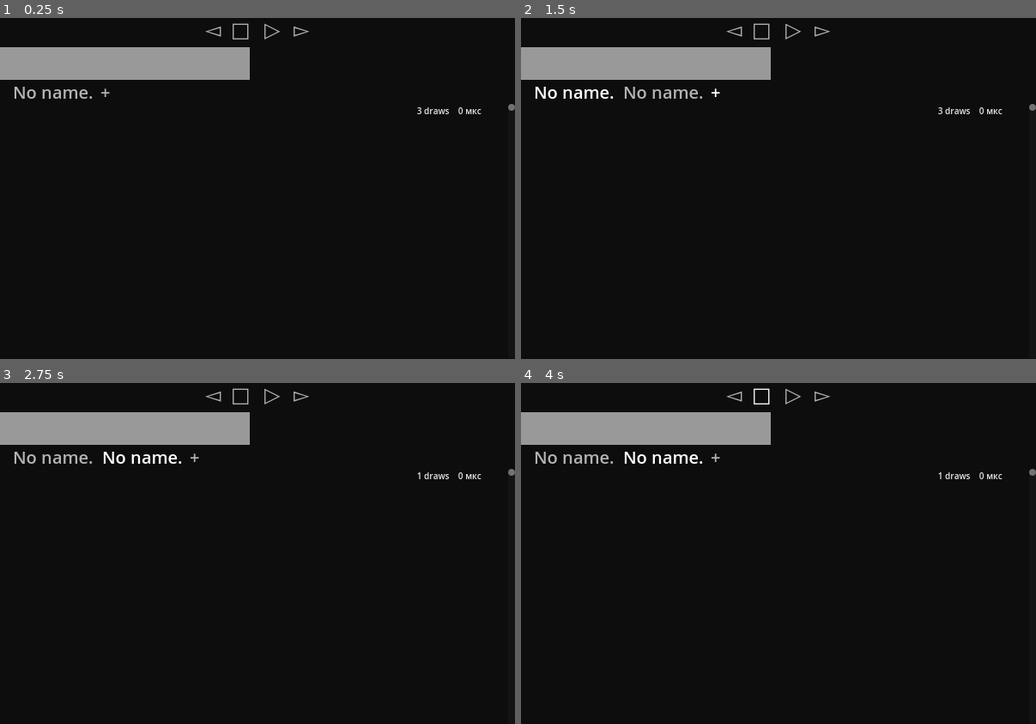
Above: before the commit, frames 1-4 (two rows, left to right).
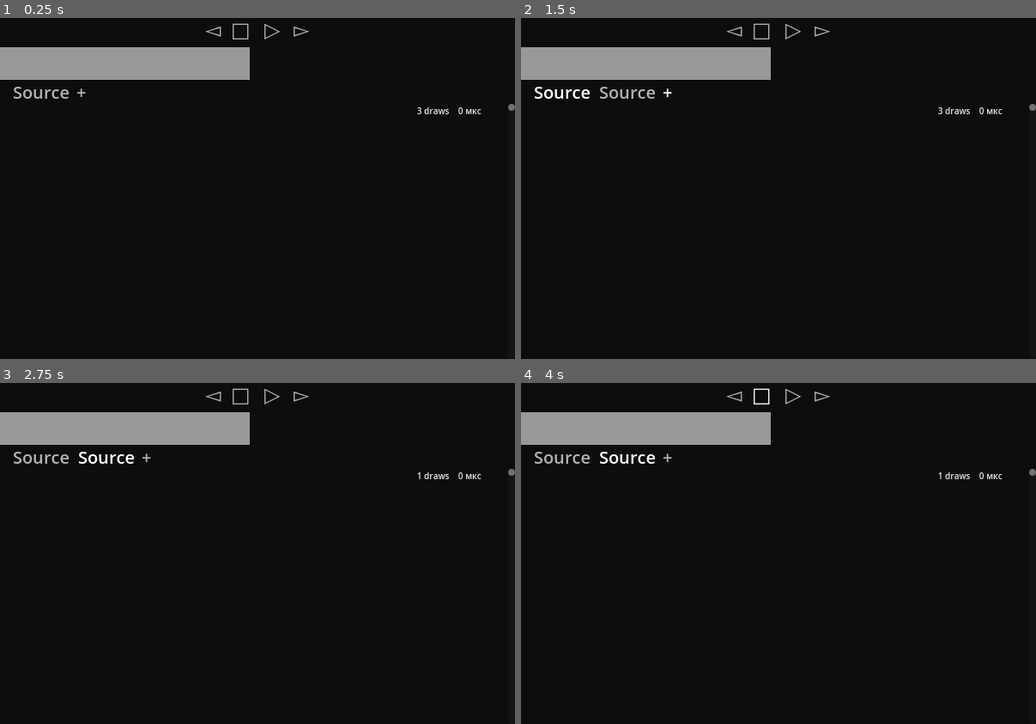
Above: after the commit, the same moments.

Repository: AncRad/tag-player-prototype
Game: Godot game, scene res://main.tscn
Same seed, same stepped clock (60 frames per second), same inputs: the game is played once before the commit and once after it.
Inputs (mouse positions are in pixels of both pictures, inside the frame that each line leads up to):
- Up to frame 1 (0.25 s): no input
- Up to frame 2 (1.5 s): click (562, 93) at 0.5 s, where only the run after the commit has a clickable "Source"; click "+" at 1.25 s
- Up to frame 3 (2.75 s): click (108, 458) at 2 s, where only the run after the commit has a clickable "Source"
- Up to frame 4 (4 s): click "◅" at 2.75 s; click "□" at 3.5 s

The runs differ from the first frame. In frame 1, 0.3% of the frame differs, in the area x 2-22%, y 20-24%; in frame 2, 0.6%, in the area x 2-39%, y 20-24%; in frame 3, 0.6%; in frame 4, 0.6%.

Commit message:
,

Diff:
--- a/core/data/data_source.gd
+++ b/core/data/data_source.gd
@@ -78,12 +78,14 @@
 func get_ordered() -> DataSourceOrdered:
 	if self is DataSourceOrdered:
 		return self
-	var ordered : DataSourceOrdered
+
 	if not _ordered.get_ref():
-		ordered = DataSourceOrdered.new(self)
+		var ordered := DataSourceOrdered.new(self)
 		append_child(ordered)
 		_ordered = weakref(ordered)
-	return ordered
+		return ordered
+
+	return _ordered.get_ref()
 
 func get_not_ordered() -> DataSource:
 	var ret : DataSource = self as DataSource
@@ -114,6 +116,7 @@
 			i += 1
 		else:
 			_children.remove_at(i)
+
 	if not finded:
 		_children.append(weakref(child))
 
--- a/gui/track_list/headers/header.gd
+++ b/gui/track_list/headers/header.gd
@@ -1,20 +1,21 @@
 #class_name Header
 extends Button
+
+signal close_pressed
 
 var list : TrackList:
 	set(value):
 		if value != list:
 			if list:
-				list.visible_name_changed.disconnect(set_visible_name)
+				list.visible_name_changed.disconnect(set_title)
 			if value:
-				value.visible_name_changed.connect(set_visible_name)
-				set_visible_name(value.get_visible_name())
+				value.visible_name_changed.connect(set_title)
+				set_title(value.get_visible_name())
 
 			list = value
 
 
-func _init(p_list : TrackList) -> void:
-	list = p_list
+func _init() -> void:
 	flat = true
 	text_overrun_behavior = TextServer.OVERRUN_TRIM_CHAR
 
@@ -24,18 +25,9 @@
 			if not event.is_pressed():
 				if Rect2(Vector2(), size).has_point(event.position):
 					if event.button_index == MOUSE_BUTTON_MIDDLE:
-						if list:
-							list.queue_free()
+						close_pressed.emit()
 
-func _pressed() -> void:
-	list.visible = true
-
-func _get_drag_data(_at_position: Vector2) -> Variant:
-	if list:
-		return list._get_drag_data(Vector2.INF)
-	return
-
-func set_visible_name(value : String) -> void:
+func set_title(value : String) -> void:
 	if not value:
 		value = 'No name.'
 	if value != text:
--- a/gui/track_list/headers/track_lists_header.gd
+++ b/gui/track_list/headers/headers_panel.gd
@@ -1,3 +1,4 @@
+#class_name HeadersPanel
 extends HBoxContainer
 
 const Header = preload('header.gd')
@@ -40,7 +41,6 @@
 
 var _headers : Array[Header] = []
 var _updating := false
-#var _headers_minimum_size : float = 0
 
 @onready var _headers_parent := %Headers as Container
 @onready var _headers_scroll := %HeadersScroll as ScrollContainer
@@ -50,9 +50,6 @@
 @onready var _add_button_1 := %AddButton1 as BaseButton
 @onready var _add_button_2 := %AddButton2 as BaseButton
 
-
-#func _init() -> void:
-	#add_theme_color_override('lel', Color.WHITE)
 
 func _ready() -> void:
 	_headers_scroll_bar.focus_mode = Control.FOCUS_NONE
@@ -67,6 +64,38 @@
 	if not _updating:
 		_updating = true
 		_update.call_deferred()
+
+#func _can_drop_data(_at_position: Vector2, data: Variant) -> bool:
+	#if data is Dictionary:
+		#if 'header' in data and data.header is Header:
+			#return data.header.list != null
+		#
+		#if 'player' in data and data.player is Player:
+			#return true
+		#
+		#if 'source' in data and data.source is DataSource:
+			#return true
+	#return false
+#
+#func _get_drag_data(at_position: Vector2, data := {}) -> Variant:
+	#return
+
+#func _drop_data(at_position: Vector2, data: Variant) -> void:
+	#pass
+
+func _on_header_can_drop_data(at_position: Vector2, data: Variant, header : Header) -> bool:
+	return false
+
+func _on_header_get_drag_data(at_position: Vector2, header : Header) -> Variant:
+	if header in _headers:
+		if is_instance_valid(header.list) and header.list.get_parent() == lists_parent:
+			var data := header.list._get_drag_data(Vector2(INF, INF)) as Dictionary
+			data.header = header
+			return data
+	return
+
+func _on_header_drop_data(at_position: Vector2, data: Variant, header : Header) -> void:
+	pass
 
 func _on_headers_pre_sort_children() -> void:
 	var last_position : float = 0.0
@@ -91,11 +120,32 @@
 func _on_add_button_pressed() -> void:
 	if lists_parent:
 		var list := TRACK_LIST.instantiate() as TrackList
+
 		if default_source:
 			list.source = default_source.get_ordered()
+
 		if default_player:
 			list.player = default_player
+
+		list.focus_track_on_ready = true
+
 		lists_parent.add_child.call_deferred(list)
+
+func _on_header_pressed(header : Header) -> void:
+	if is_instance_valid(header.list):
+		header.list.show()
+
+func _on_header_close_pressed(header : Header) -> void:
+	if is_instance_valid(header.list):
+		if header.list.visible:
+			if _headers.size() > 1:
+				var header_index := _headers.find(header)
+				assert(header_index != -1)
+				if header_index == _headers.size() - 1:
+					_on_header_pressed(_headers[header_index - 1])
+				else:
+					_on_header_pressed(_headers[header_index + 1])
+		header.list.queue_free()
 
 func _update_add_buttons_visible() -> void:
 	_add_button_1.visible = not _headers_scroll_bar.visible
@@ -116,7 +166,14 @@
 			_header_remove(header)
 
 func _header_create(list : TrackList) -> void:
-	var header := Header.new(list)
+	var header := Header.new()
+	header.list = list
+	if list.source and list.source.get_not_ordered() is DataBase:
+		header.set_title('Source')
+	header.set_drag_forwarding(_on_header_get_drag_data.bind(header),
+			_on_header_can_drop_data.bind(header), _on_header_drop_data.bind(header))
+	header.close_pressed.connect(_on_header_close_pressed.bind(header))
+	header.pressed.connect(_on_header_pressed.bind(header))
 	_headers.append(header)
 	_headers_parent.add_child(header)
 
--- a/gui/track_list/headers/track_lists_header.tscn
+++ b/gui/track_list/headers/headers_panel.tscn
@@ -1,7 +1,7 @@
 [gd_scene load_steps=4 format=3 uid="uid://gst32mqk0avy"]
 
 [ext_resource type="Theme" uid="uid://dvmqmhg68m40n" path="res://gui/track_list/headers/no_scroll_bar.theme" id="1_tm4vf"]
-[ext_resource type="Script" path="res://gui/track_list/headers/track_lists_header.gd" id="2_ofo3w"]
+[ext_resource type="Script" path="res://gui/track_list/headers/headers_panel.gd" id="2_ofo3w"]
 [ext_resource type="Script" path="res://gui/track_list/headers/add_button.gd" id="3_x7gql"]
 
 [node name="TrackListsHeader" type="HBoxContainer"]
@@ -10,6 +10,7 @@
 grow_horizontal = 2
 size_flags_horizontal = 3
 size_flags_vertical = 0
+mouse_filter = 0
 theme = ExtResource("1_tm4vf")
 theme_override_constants/separation = 0
 script = ExtResource("2_ofo3w")
@@ -21,6 +22,7 @@
 [node name="HBoxContainer" type="HBoxContainer" parent="."]
 layout_mode = 2
 size_flags_horizontal = 3
+mouse_filter = 2
 theme_override_constants/separation = 0
 
 [node name="HeadersScroll" type="ScrollContainer" parent="HBoxContainer"]
@@ -32,11 +34,13 @@
 
 [node name="HBoxContainer" type="HBoxContainer" parent="HBoxContainer/HeadersScroll"]
 layout_mode = 2
+mouse_filter = 2
 theme_override_constants/separation = 0
 
 [node name="Headers" type="Container" parent="HBoxContainer/HeadersScroll/HBoxContainer"]
 unique_name_in_owner = true
 layout_mode = 2
+mouse_filter = 2
 
 [node name="AddButton1" type="Button" parent="HBoxContainer/HeadersScroll/HBoxContainer"]
 unique_name_in_owner = true
@@ -53,6 +57,7 @@
 custom_minimum_size = Vector2(28, 0)
 layout_mode = 2
 focus_mode = 0
+mouse_filter = 2
 text = "+"
 flat = true
 script = ExtResource("3_x7gql")
--- a/gui/track_list/track_list.gd
+++ b/gui/track_list/track_list.gd
@@ -21,6 +21,8 @@
 			if _list:
 				_list.player = player
 
+@export var focus_track_on_ready := false
+
 var _selection_action_modifiers_mask : KeyModifierMask
 var _selection_echo : bool = false
 var _selection_echo_tracks_keys := {}
@@ -34,6 +36,9 @@
 	if _list:
 		_list.player = player
 		_list.source = source
+
+	if focus_track_on_ready:
+		focus_on_current_track(false)
 
 func _get_drag_data(at_position: Vector2) -> Variant:
 	var data := {}
@@ -56,7 +61,15 @@
 	if not _list.has_focus():
 		_list.grab_focus()
 
-	if _selection_echo:
+	if event.is_action("track_list_current_track_focus"):
+		## фокусировка списка на запущенном треке
+		focus_on_current_track(true)
+
+	elif event.is_action("track_list_select_all"):
+		if source:
+			_list.select_all()
+
+	elif _selection_echo:
 		if event is InputEventMouse:
 			if _list.has_point(event.position):
 				var track := _list.get_track_from_position(event.position.y)
@@ -72,12 +85,11 @@
 						_selection_echo = false
 						_selection_echo_tracks_keys = {}
 
-	if event.is_pressed() and not event.is_echo():
+	elif event.is_pressed() and not event.is_echo():
 		if event is InputEventMouseButton:
 
 			if event.double_click:
 				## запуск трека из списка мышкой
-				var ddl = event.button_index
 				if event.button_index == MOUSE_BUTTON_LEFT:
 					if player and _list.has_point(event.position):
 						var track := _list.get_track_from_position(event.position.y)
@@ -104,13 +116,22 @@
 				elif event.button_index == MOUSE_BUTTON_WHEEL_UP:
 					_list.scroll_offset -= 1
 
-		elif event.is_action("track_list_current_track_focus"):
-			## фокусировка списка на запущенном треке
-			_list.focus_on_current_track(true)
+func focus_on_current_track(on_cursor := false) -> void:
+	if _list.source and _list.player and _list.player.current_track:
+		var track_index := source.get_tracks().find(player.current_track)
+		if track_index >= 0:
+			var cursor_line : int = -1
+			if on_cursor and _list.has_point(_list.get_local_mouse_position()):
+				## ищем номер строки под курсором
+				cursor_line = _list.get_line_from_position(_list.get_local_mouse_position().y)
+				assert(cursor_line >= 0)
 
-		elif event.is_action("track_list_select_all"):
-			if source:
-				_list.select_all()
+			if cursor_line >= 0:
+				## центруем под курсор
+				_list.scroll_offset = track_index - cursor_line
+			else:
+				## центруем по центру вертикали
+				_list.scroll_offset = track_index - int(_list.get_max_lines() / 2.0)
 
 func get_visible_name() -> String:
 	return ""
--- a/gui/track_list/track_list.tscn
+++ b/gui/track_list/track_list.tscn
@@ -4,7 +4,7 @@
 [ext_resource type="Script" path="res://gui/track_list/track_list_item.gd" id="2_g0k8f"]
 [ext_resource type="FontFile" uid="uid://dagfcdeco83pk" path="res://gui/main.fontdata" id="5_7t7tn"]
 
-[node name="TrackList" type="Control"]
+[node name="TrackList" type="Control" node_paths=PackedStringArray("_list")]
 layout_mode = 3
 anchors_preset = 15
 anchor_right = 1.0
@@ -15,6 +15,7 @@
 size_flags_vertical = 3
 focus_mode = 2
 script = ExtResource("1_k8p78")
+_list = NodePath("HBoxContainer/List")
 metadata/_edit_lock_ = true
 metadata/_edit_group_ = true
 
--- a/gui/track_list/track_list_item.gd
+++ b/gui/track_list/track_list_item.gd
@@ -1,3 +1,4 @@
+#class_name TrackListItem
 extends Control
 
 signal scroll_progress_changed(progress : float)
@@ -219,23 +220,6 @@
 func _on_drawed_track_changed(_what : int) -> void:
 	queue_redraw()
 
-func focus_on_current_track(on_cursor := false) -> void:
-	if player and source and player.current_track:
-		var track_index := source.get_tracks().find(player.current_track)
-		if track_index >= 0:
-			var cursor_line : int = -1
-			if on_cursor and has_point(get_local_mouse_position()):
-				## ищем номер строки под курсором
-				cursor_line = get_line_from_position(get_local_mouse_position().y)
-				assert(cursor_line >= 0)
-
-			if cursor_line >= 0:
-				## центруем под курсор
-				scroll_offset = track_index - cursor_line
-			else:
-				## центруем по центру вертикали
-				scroll_offset = track_index - int(get_max_lines() / 2.0)
-
 func select_track(track : Dictionary) -> void:
 	if source and track in source.get_tracks():
 		if not track.key in _selected_tracks_keys:
--- a/gui/track_list/track_list_switcher.gd
+++ b/gui/track_list/track_list_switcher.gd
@@ -11,12 +11,6 @@
 	child_exiting_tree.connect(check_children.unbind(1))
 
 	_check_children()
-
-	for child in get_children():
-		if child is TrackList:
-			if child.visible:
-				hide_kindred(child)
-				break
 
 func hide_kindred(list : TrackList) -> void:
 	if list.visible:
@@ -42,6 +36,7 @@
 	for child in get_children():
 		if child is TrackList:
 			var list := child as TrackList
+
 			if not list.visibility_changed.is_connected(hide_kindred):
 				list.visibility_changed.connect(hide_kindred.bind(list))
 
@@ -54,11 +49,18 @@
 					elif list != _view_owner:
 						list.hide()
 
-	for list in _tracked_lists.duplicate():
-		if not is_instance_valid(list) or list.get_parent() != self:
+	var i := 0
+	while i < _tracked_lists.size():
+		var list := _tracked_lists[i]
 
+		if not is_instance_valid(list):
+			_tracked_lists.remove_at(i)
+
+		elif list.get_parent() != self:
+			assert(list.visibility_changed.is_connected(hide_kindred))
 			if list.visibility_changed.is_connected(hide_kindred):
 				list.visibility_changed.disconnect(hide_kindred)
+			_tracked_lists.remove_at(i)
 
-			if list in _tracked_lists:
-				_tracked_lists.erase(list)
+		else:
+			i += 1
--- a/main.tscn
+++ b/main.tscn
@@ -6,7 +6,7 @@
 [ext_resource type="Script" path="res://core/data/data_source_ordered.gd" id="2_0i73g"]
 [ext_resource type="Resource" uid="uid://6f7rj7uqakkt" path="res://core/data_base.tres" id="3_4desn"]
 [ext_resource type="PackedScene" uid="uid://cp0o32wj18o0x" path="res://gui/player_panel/player_panel.tscn" id="5_h583o"]
-[ext_resource type="PackedScene" uid="uid://gst32mqk0avy" path="res://gui/track_list/headers/track_lists_header.tscn" id="7_bja7c"]
+[ext_resource type="PackedScene" uid="uid://gst32mqk0avy" path="res://gui/track_list/headers/headers_panel.tscn" id="7_bja7c"]
 [ext_resource type="Script" path="res://gui/track_list/track_list_switcher.gd" id="8_h4ryr"]
 [ext_resource type="PackedScene" uid="uid://d14jad0a07fdo" path="res://gui/track_list/track_list.tscn" id="8_qj3vf"]
 
